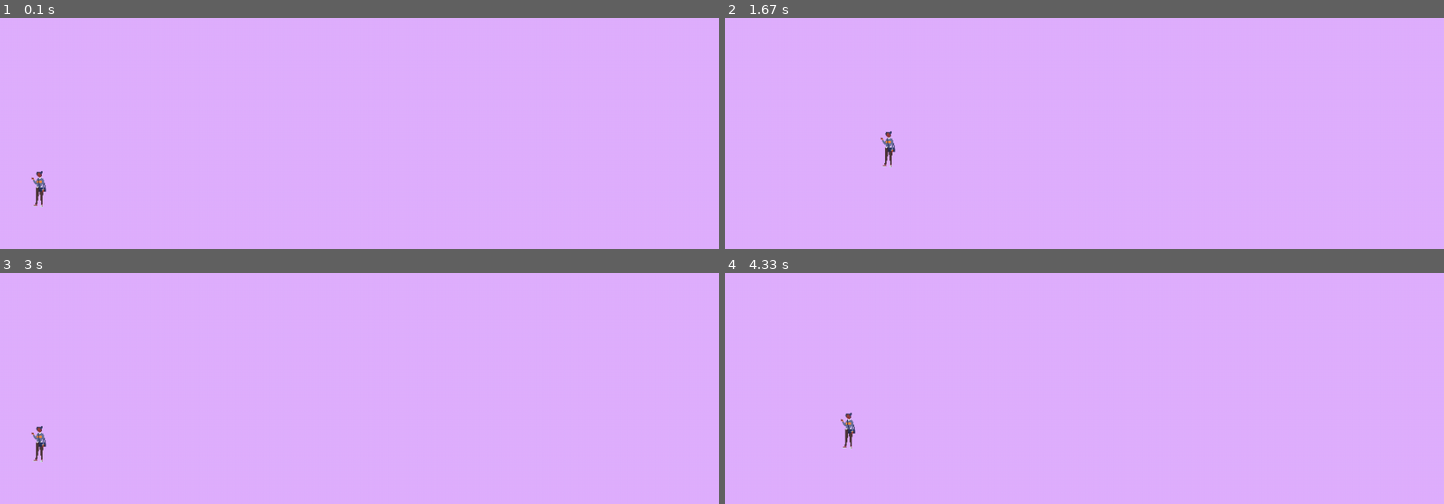
Above: before the commit, frames 1-4 (two rows, left to right).
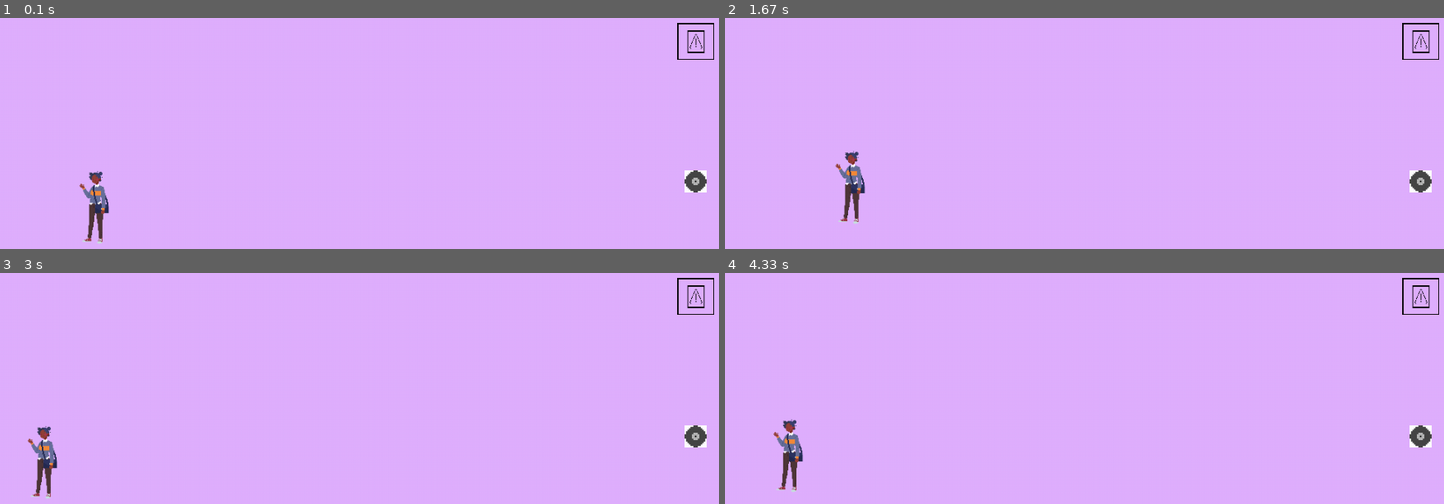
Above: after the commit, the same moments.

Repository: Moon-suny/projet_info_Becile
Game: pygame game, started from Jeu2/mainjeu2.py
Same seed, same stepped clock (60 frames per second), same inputs: the game is played once before the commit and once after it.
Inputs:
- Up to frame 1 (0.1 s): no input
- Up to frame 2 (1.67 s): hold Right 0.33-0.8 s; hold Up 0.83-1.13 s; hold Right 1.17-1.63 s
- Up to frame 3 (3 s): hold Left 1.67-2.2 s; hold Down 2.23-2.53 s; hold Left 2.57-2.97 s
- Up to frame 4 (4.33 s): hold Up 3-3.37 s; hold Right 3.4-4.03 s; hold Down from 4.07 s (still down)

The runs differ from the first frame. In frame 1, 1.3% of the frame differs, in the area x 4-100%, y 2-98%; in frame 2, 1.3%; in frame 3, 1.2%; in frame 4, 1.3%, in the area x 6-100%, y 2-95%.

Commit message:
j'arrive pas a faire bouger les méchants

Diff:
--- a/Jeu2/mainjeu2.py
+++ b/Jeu2/mainjeu2.py
@@ -10,13 +10,28 @@
 
 # Initialisation du player
 player_img = pygame.image.load("jeu2/img/10581090.png").convert_alpha()
-player_x, player_y = 50, screen_y/2  # Position initiale
-speed_player = 3  # Vitesse du joueur
-player_img = pygame.transform.scale (player_img,(50,50))
+player_x, player_y = 100, screen_y/2  # Position initiale
+speed_player = 2  # Vitesse du joueur
+player_img = pygame.transform.scale (player_img,(100,100))
+
+#initialisation du mechant
+mechant_img = pygame.image.load("jeu2/img/Logo_cable_test.png")
+mechant_x, mechant_y = screen_x - 60 , screen_y # position initiale du mechant
+mechant_img = pygame.transform.scale(mechant_img,(50,50)) #taille du méchant
+
+#initialisation des tonneau à éviter
+tonneau_img = pygame.image.load("jeu2/img/Roue.gif")
+tonneau_x, tonneau_y = screen_x - 50, screen_y/2
+tonneau_img = pygame.transform.scale(tonneau_img,(30,30))
 
 # coordonner du joueur
 player_cord_x, player_cord_y = player_img.get_width(), player_img.get_height()
 
+#coordonner du mechant
+mechant_cord_x, mechant_cord_y =  mechant_img.get_width(), mechant_img.get_height()
+
+#coordonner du tonneau
+tonneau_cord_x, tonneau_cord_y =  tonneau_img.get_width(), tonneau_img.get_height()
 
 
 
@@ -32,16 +47,27 @@
     if touches[K_LEFT] and player_x > 0:
         player_x -= speed_player
     if touches[K_RIGHT] and player_x < screen_x - player_cord_x:
-        player_x += speed_player
+        player_x += speed_player - 1.25
     if touches[K_UP] and player_y > 0:
-        player_y -= speed_player
+        player_y -= speed_player - 0.5
     if touches[K_DOWN] and player_y < screen_y - player_cord_y:
-        player_y += speed_player
+        player_y += speed_player -0.5
+
+
+    #action de danger
+    if touches:
+
+        while tonneau_cord_x >= 0 :
+            tonneau_cord_x -= 5
+        mechant_y = player_cord_y
+
+
 
     # Affichage
     screen.fill((224, 176, 255 ))
     screen.blit(player_img, (player_x, player_y))
-
+    screen.blit(mechant_img,(mechant_x,mechant_y))
+    screen.blit(tonneau_img,(tonneau_x, tonneau_y))
     pygame.display.update()
 
 pygame.quit()
Binary file added: Jeu2/img/Logo_cable_test.png
Binary file added: Jeu2/img/Roue.gif
